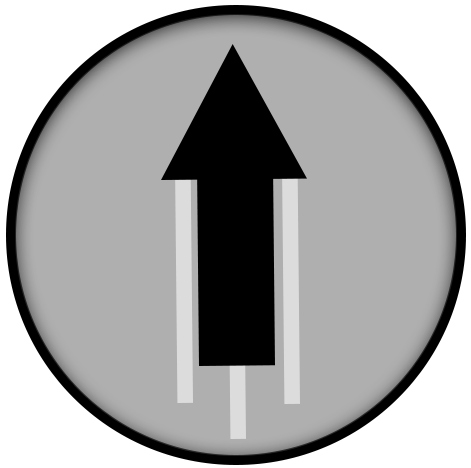
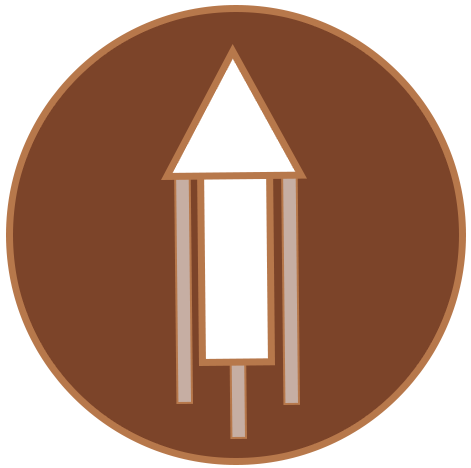
Before/after of a 471×468 layered artwork. What changed in the layer stack:
painted on "Triangle 1" over [162, 46, 306, 179]
painted on "Rectangle 1" over [198, 165, 274, 365]
painted on "Rectangle 2" (1st of 3, in "Artboard 1") over [281, 164, 300, 405]
painted on "Rectangle 2" (2nd of 3, in "Artboard 1") over [228, 198, 247, 439]
painted on "Rectangle 2" (3rd of 3, in "Artboard 1") over [174, 163, 193, 404]
